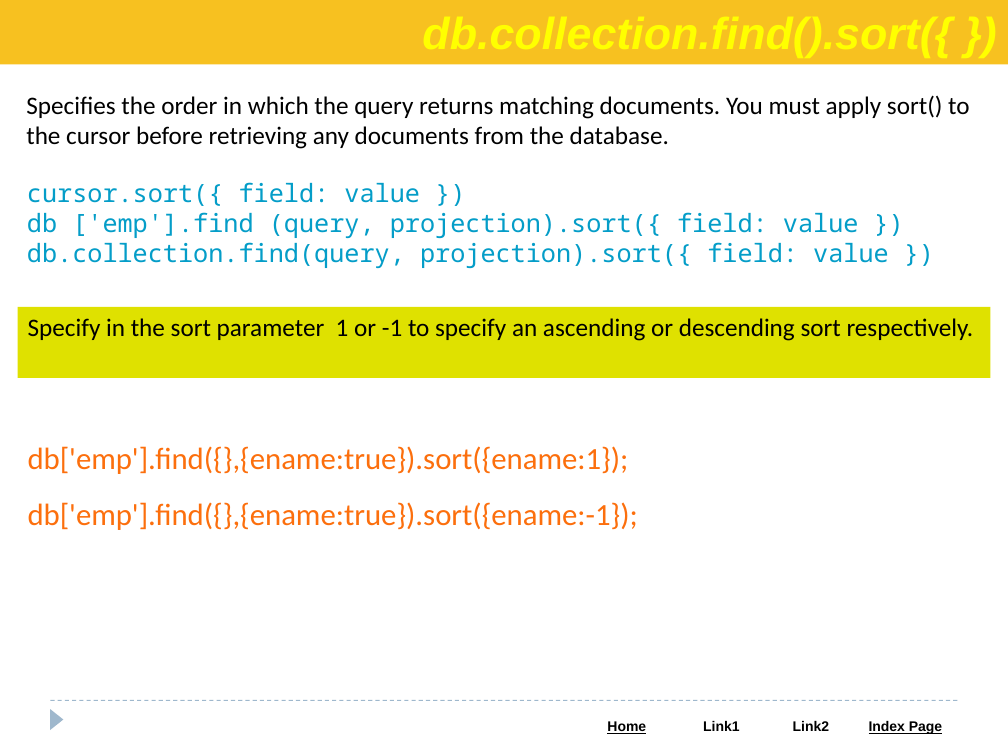
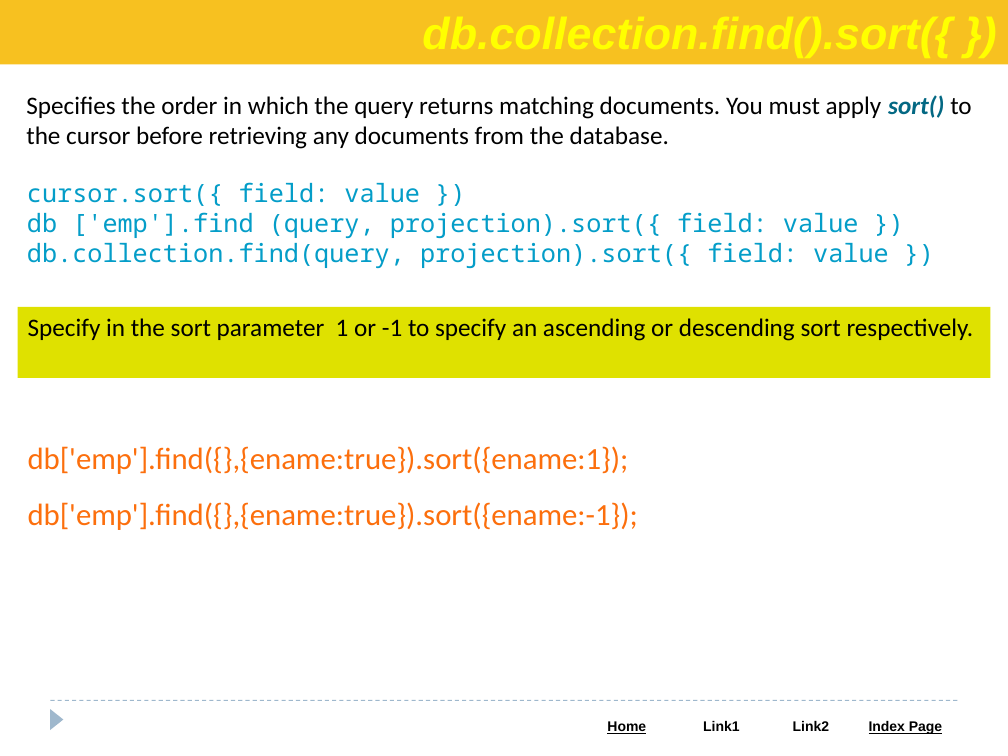
Before and after one commit to Saleel-Bagde/PPT-s, a slide deck: slide 27 of MongoDB.pptx. Drawn at 1008x756 pixels with LibreOffice and Linux fonts; fonts in the diff are those of the drawing. Boxes give left, top, right and bottom in pixels: in the first picture for what was removed or moved away, otherwise in the second. Text is boxed around its words. In the diff, an @@ line names an element or a change of style, - is before the commit and + after.

```diff
--- a/MongoDB.pptx
+++ b/MongoDB.pptx
@@ text "Specifies the order in which ..." at (26, 95, 971, 149): text colour #000000 to #036883, bold on, italic on in "sort()" @@
```
Also in this commit, not shown: 3 other slides changed, 2 slides added.
